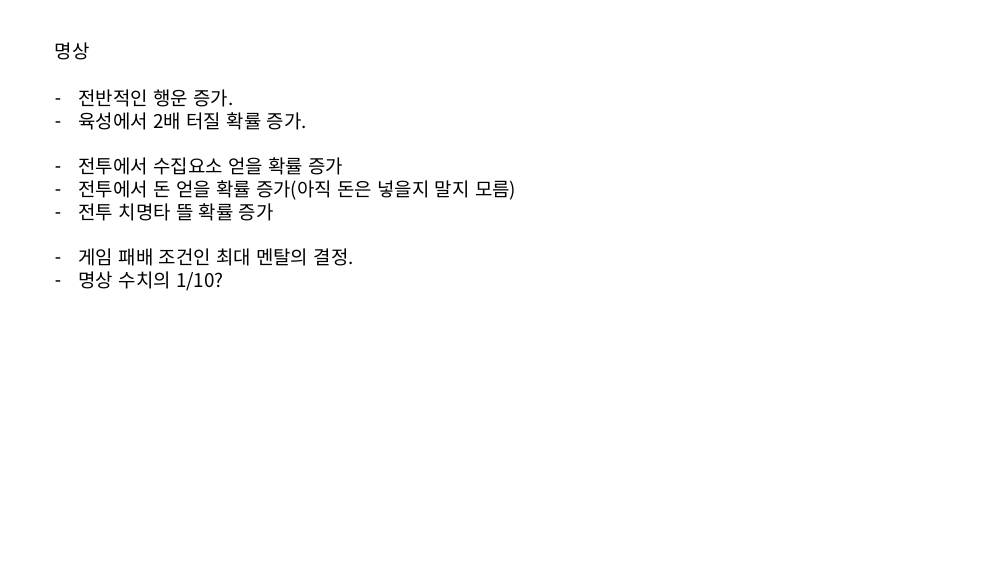
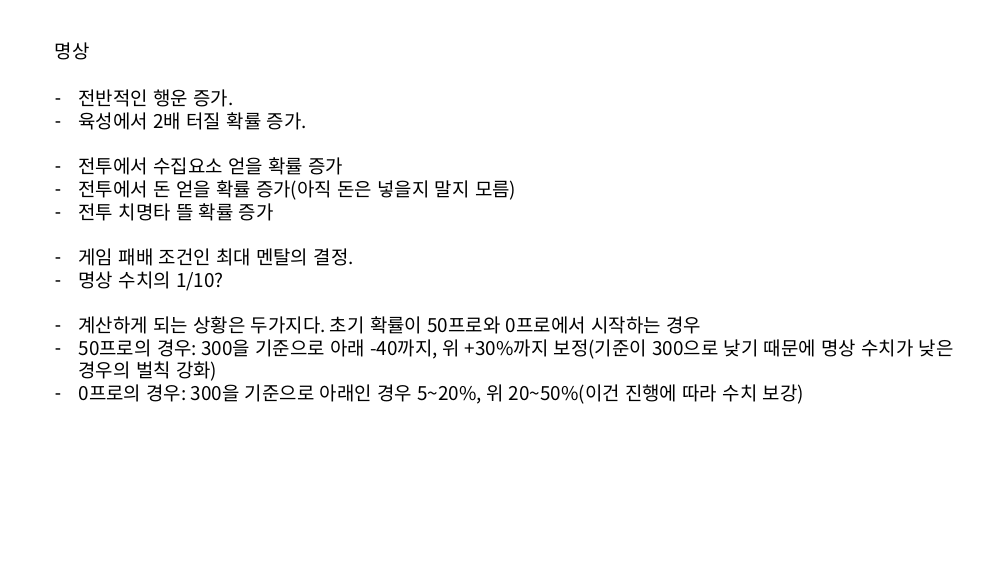
Before and after one commit to IdfKLeh/capstone, a slide deck: slide 5 of 육성.pptx. Drawn at 1008x567 pixels with LibreOffice and Linux fonts; fonts in the diff are those of the drawing. Boxes give left, top, right and bottom in pixels: in the first picture for what was removed or moved away, otherwise in the second. Text is boxed around its words. In the diff, an @@ line names an element or a change of style, - is before the commit and + after.

```diff
--- a/육성.pptx
+++ b/육성.pptx
@@ text at [79,316,954,404]: paragraphs added @@
+– 계산하게 되는 상황은 두가지다. 초기 확률이 50프로와 0프로에서 시작하는 경우
+– 50프로의 경우: 300을 기준으로 아래 -40까지, 위 +30%까지 보정(기준이 300으로 낮기 때문에 명상 수치가 낮은 경우의 벌칙 강화)
+– 0프로의 경우: 300을 기준으로 아래인 경우 5~20%, 위 20~50%(이건 진행에 따라 수치 보강)
```
